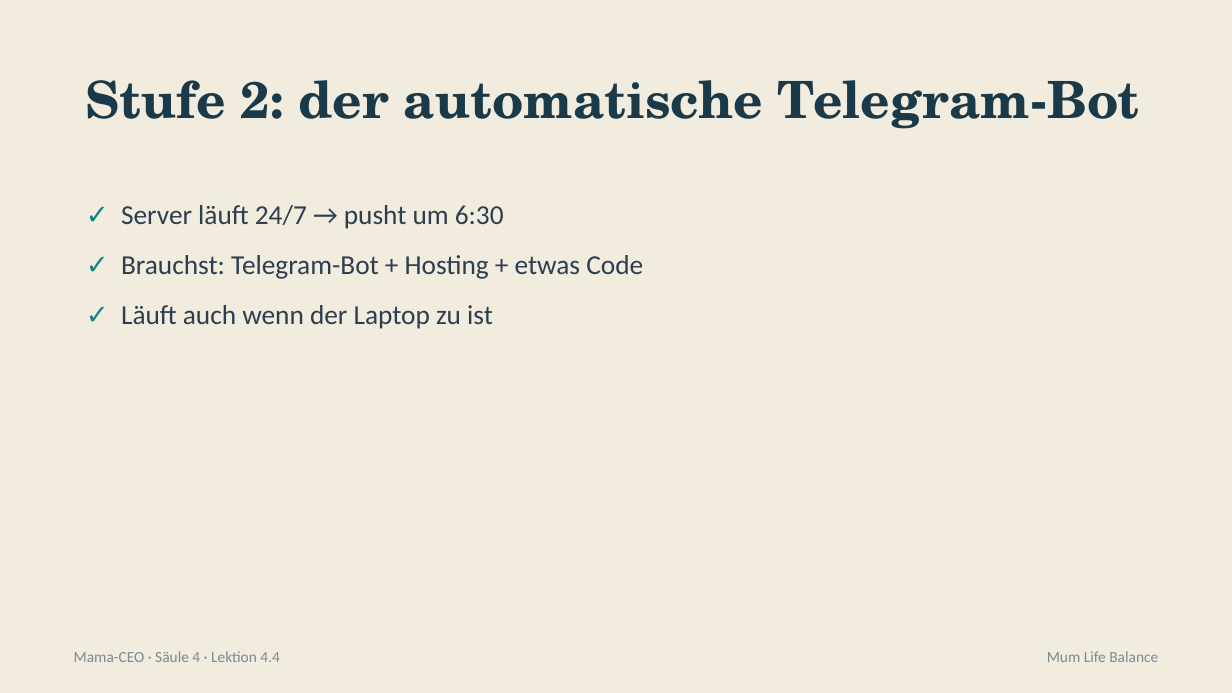
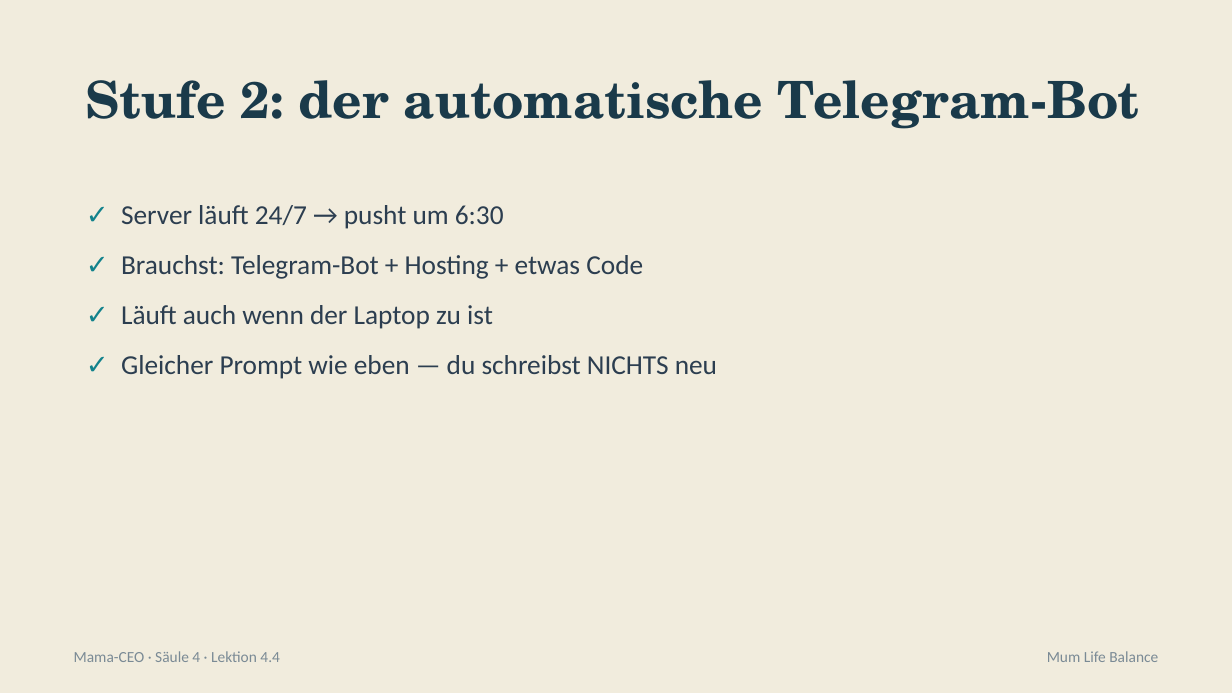
Before and after one commit to pnulmann-hue/mumlifebalance-workspace, a slide deck: slide 11 of outputs/produkte/mama-ceo/03-praesentationen/saeule-4/04-lektion-4-4.pptx. Drawn at 1232x693 pixels with LibreOffice and Linux fonts; fonts in the diff are those of the drawing. Boxes give left, top, right and bottom in pixels: in the first picture for what was removed or moved away, otherwise in the second. Text is boxed around its words. In the diff, an @@ line names an element or a change of style, - is before the commit and + after.

```diff
--- a/outputs/produkte/mama-ceo/03-praesentationen/saeule-4/04-lektion-4-4.pptx
+++ b/outputs/produkte/mama-ceo/03-praesentationen/saeule-4/04-lektion-4-4.pptx
@@ text at (x1=121, y1=355, x2=717, y2=379): paragraph added @@
+✓ Gleicher Prompt wie eben — du schreibst NICHTS neu
```
Also in this commit, not shown: 9 other files.
